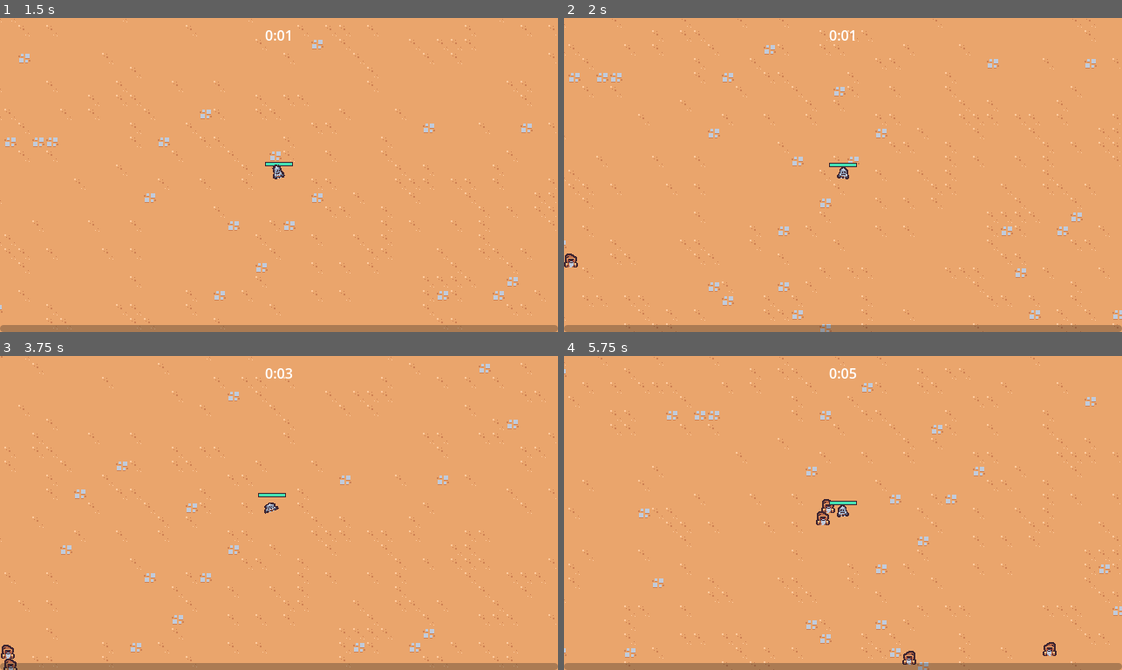
Above: before the commit, frames 1-4 (two rows, left to right).
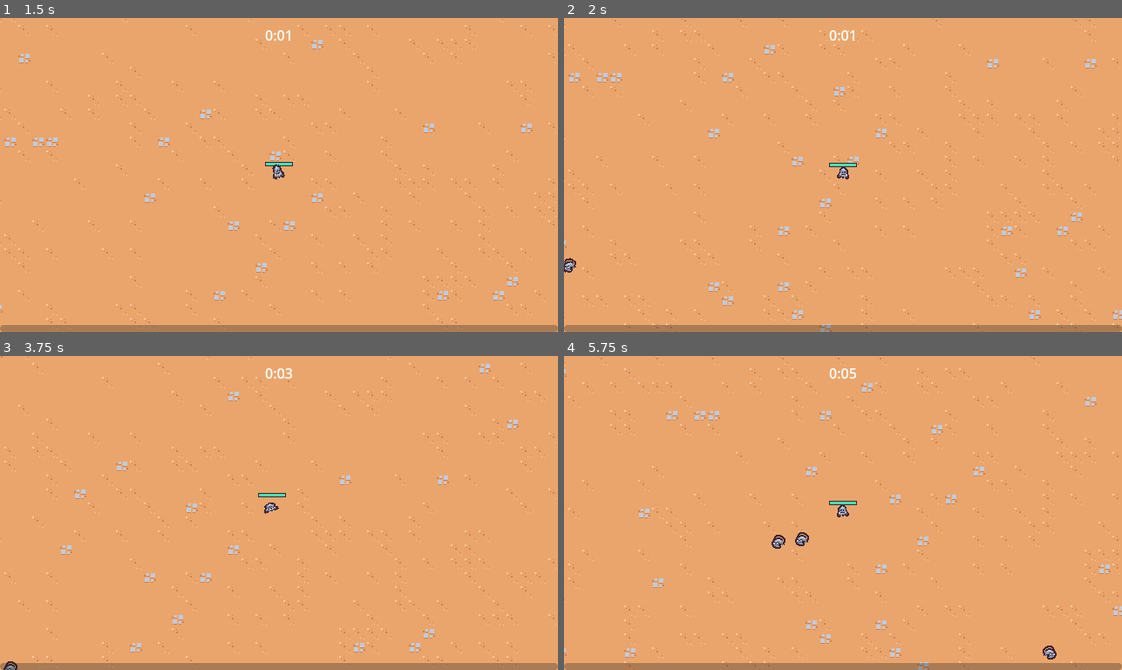
Above: after the commit, the same moments.

Repository: Marllon-Freitas/rogue-like-style-game
Game: Godot game, scene res://scenes/main/main.tscn
The game is run twice, just before and just after one commit, with the same random seed, the same clock (stepped at 60 frames per second) and the same inputs.
Inputs (mouse positions are in pixels of both pictures, inside the frame that each line leads up to):
- Up to frame 1 (1.5 s): tap Enter at 0.5 s; move the mouse to (401, 159) at 0.52 s; press the mouse at (401, 159) at 0.53 s; hold D (move_right) 0.53-1.28 s; move the mouse to (167, 190) at 1.27 s; release the mouse at (167, 190) at 1.28 s; hold S (move_down) from 1.28 s (still down); click (167, 190) at 1.35 s
- Up to frame 2 (2 s): keep holding S (move_down)
- Up to frame 3 (3.75 s): move the mouse to (334, 443) at 2.02 s; release S (move_down) at 2.03 s; press the mouse at (334, 443) at 2.03 s; hold D (move_right) 2.03-2.78 s; move the mouse to (251, 575) at 2.77 s; release the mouse at (251, 575) at 2.78 s; hold W (move_up) 2.78-3.53 s; click (251, 575) at 2.85 s; move the mouse to (446, 560) at 3.52 s; press the mouse at (446, 560) at 3.53 s; hold A (move_left) from 3.53 s (still down)
- Up to frame 4 (5.75 s): move the mouse to (675, 465) at 4.27 s; release the mouse at (675, 465) at 4.28 s; click (675, 465) at 4.35 s; move the mouse to (870, 513) at 5.02 s; release A (move_left) at 5.03 s; press the mouse at (870, 513) at 5.03 s; hold S (move_down) from 5.03 s (still down)

Frame 1 is identical in both runs. In frame 2, less than 0.1% of the frame differs, in the area x 0-3%, y 75-82%; in frame 3, 0.1%; in frame 4, 0.5%, in the area x 37-89%, y 45-99%.

Commit message:
spawning the new type of enemy

Diff:
--- a/scenes/manager/enemy_manager.gd
+++ b/scenes/manager/enemy_manager.gd
@@ -5,14 +5,17 @@
 const DIRECTIONS_TO_CHECK = 4
 
 @export var basic_enemy_scene: PackedScene
+@export var wizard_enemy_scene: PackedScene
 @export var arena_time_manager: Node
 
 @onready var timer = $Timer
+var enemy_table = WeightedTable.new()
 
 var base_spawn_time = 0
 
 
 func _ready():
+	enemy_table.add_item(basic_enemy_scene, 10)
 	base_spawn_time = timer.wait_time
 	timer.timeout.connect(on_timer_timeout)
 	arena_time_manager.arena_difficulty_increased.connect(on_arena_difficulty_increased)
@@ -49,9 +52,11 @@
 	if player == null:
 		return
 
-	var enemy: Node2D = basic_enemy_scene.instantiate()
-	var enitird_layer = get_tree().get_first_node_in_group("entities_layer")
-	enitird_layer.add_child(enemy)
+	var enemy_scene = enemy_table.pick_item()
+	var enemy: Node2D = enemy_scene.instantiate()
+
+	var enities_layer = get_tree().get_first_node_in_group("entities_layer")
+	enities_layer.add_child(enemy)
 	enemy.global_position = get_spawn_position()
 
 
@@ -59,3 +64,6 @@
 	var time_off = (0.1 / 12) * arena_difficulty
 	time_off = min(time_off, 0.7)
 	timer.wait_time = base_spawn_time - time_off
+
+	if arena_difficulty == 6:
+		enemy_table.add_item(wizard_enemy_scene, 20)
--- a/scenes/manager/enemy_manager.tscn
+++ b/scenes/manager/enemy_manager.tscn
@@ -1,11 +1,13 @@
-[gd_scene load_steps=3 format=3 uid="uid://b3k2mlpgki5rx"]
+[gd_scene load_steps=4 format=3 uid="uid://b3k2mlpgki5rx"]
 
 [ext_resource type="Script" path="res://scenes/manager/enemy_manager.gd" id="1_y5tto"]
+[ext_resource type="PackedScene" uid="uid://beesha3sjopme" path="res://scenes/game_object/basic_enemy/basic_enemy.tscn" id="2_12n0t"]
 [ext_resource type="PackedScene" uid="uid://c8cxi8yijmmre" path="res://scenes/game_object/wizard_enemy/wizard_enemy.tscn" id="2_toa8l"]
 
 [node name="EnemyManager" type="Node"]
 script = ExtResource("1_y5tto")
-basic_enemy_scene = ExtResource("2_toa8l")
+basic_enemy_scene = ExtResource("2_12n0t")
+wizard_enemy_scene = ExtResource("2_toa8l")
 
 [node name="Timer" type="Timer" parent="."]
 one_shot = true
--- /dev/null
+++ b/scripts/weighted_table.gd
@@ -0,0 +1,18 @@
+class_name WeightedTable
+
+var items: Array[Dictionary]
+var weight_sum = 0
+
+
+func add_item(item, weight: int):
+	items.append({"item": item, "weight": weight})
+	weight_sum += weight
+
+
+func pick_item():
+	var choosen_weight = randi_range(1, weight_sum)
+	var iteration_sum = 0
+	for item in items:
+		iteration_sum += item["weight"]
+		if choosen_weight <= iteration_sum:
+			return item["item"]
